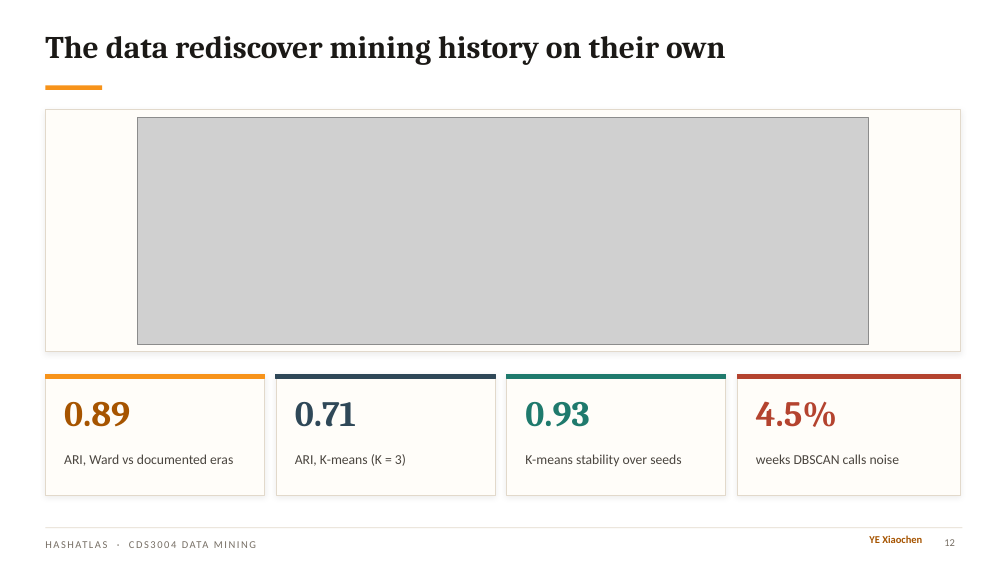
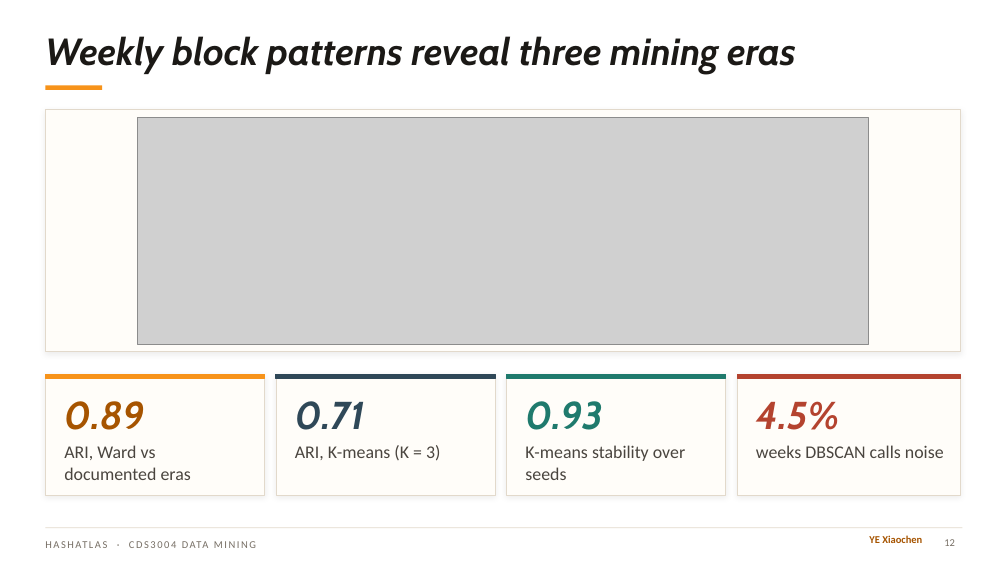
Before and after one commit to ansonlo-dev/HashAtlas, a slide deck: slide 12 of presentation/HashAtlas.pptx. Drawn at 1008x567 pixels with LibreOffice and Linux fonts; fonts in the diff are those of the drawing; grey boxes stand for pictures; background and template pictures are left out. Boxes give left, top, right and bottom in pixels: in the first picture for what was removed or moved away, otherwise in the second. Text is boxed around its words. In the diff, an @@ line names an element or a change of style, - is before the commit and + after.

```diff
--- a/presentation/HashAtlas.pptx
+++ b/presentation/HashAtlas.pptx
@@ title at (45,36,796,74): text changed; size 30 to 36 pt; font Cambria to Cabin; italic on @@
-The data rediscover mining history on their own
+Weekly block patterns reveal three mining eras
@@ size 34 to 37 pt, font Cambria to Cabin, italic on in 4 elements at (64,401,144,430), (295,401,365,430), (525,401,602,430), (756,401,839,430) @@
@@ text "ARI, Ward vs documented eras": place and size @@
-text "ARI, Ward vs documented eras" at (64,454,233,466)
+text "ARI, Ward vs documented eras" at (64,445,191,480)
@@ size 13 to 17 pt in 4 elements at (756,445,944,458), (525,445,685,480), (64,445,191,480), (295,445,440,461) @@
@@ text "ARI, K-means (K = 3)": place and size @@
-text "ARI, K-means (K = 3)" at (295,454,406,466)
+text "ARI, K-means (K = 3)" at (295,445,440,461)
@@ text "K-means stability over seeds": place and size @@
-text "K-means stability over seeds" at (525,454,681,466)
+text "K-means stability over seeds" at (525,445,685,480)
@@ text "weeks DBSCAN calls noise": place and size @@
-text "weeks DBSCAN calls noise" at (756,454,900,464)
+text "weeks DBSCAN calls noise" at (756,445,944,458)
```
Also in this commit, not shown: 21 other slides changed, 1 slide added, 15 other files.
